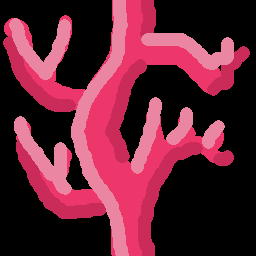
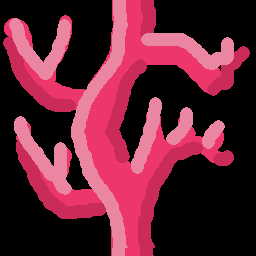
Before/after of a 256x256 layered artwork. What changed in the layer stack:
added layer "Pasted Layer" above "Layer #1" over left=111, top=248, right=155, bottom=256
